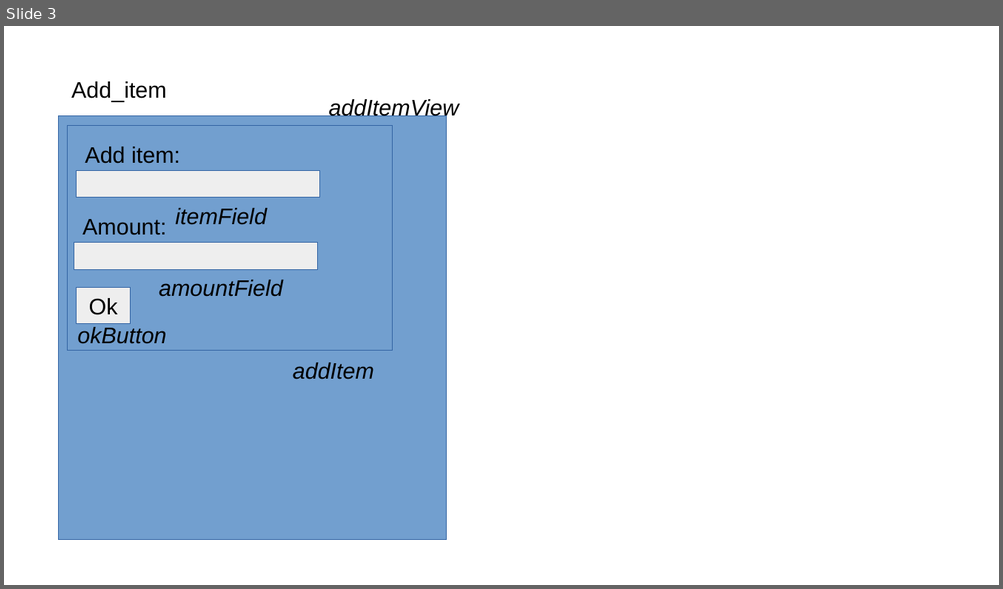
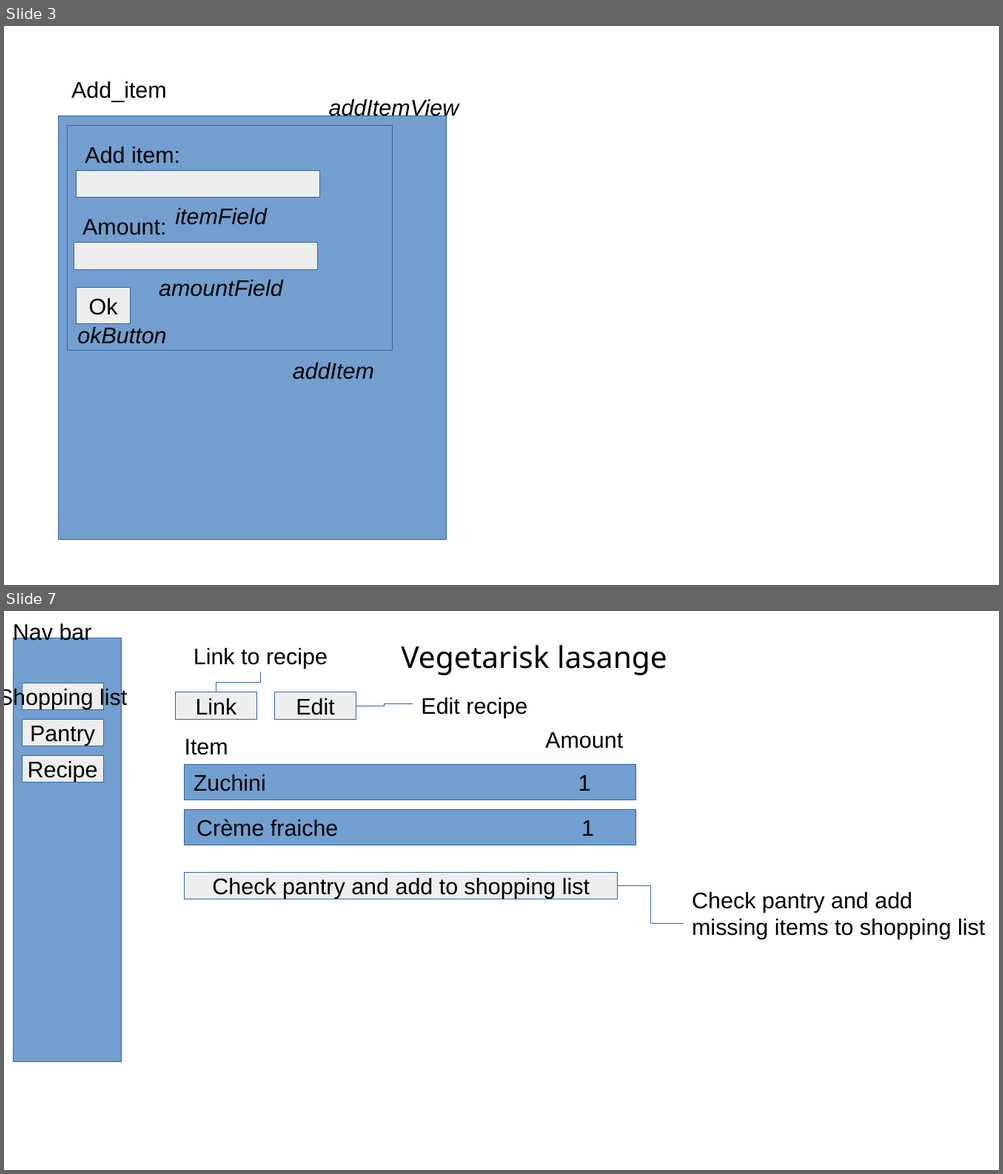
Before and after one commit to DramaCharles1/shopping-list, a slide deck: app_description.odp. Shown one above the other, each under a label of ours: slide 3 before the commit, slides 3 and 7 after it; the slides between them are not shown. The pictures are 1003x589 and 1003x1174 pixels, drawn with LibreOffice and Linux fonts; fonts in the diff are those of the drawing. Boxes give left, top, right and bottom in pixels: in the first picture for what was removed or moved away, otherwise in the second. Text is boxed around its words. In the diff, an @@ line names an element or a change of style, - is before the commit and + after.

```diff
--- a/app_description.odp
+++ b/app_description.odp
@@ slide 7 added at box(4, 611, 999, 1170), background #FFFFFF @@
@@ text added at box(13, 621, 92, 644), 18 pt, text #000000 @@
+Nav bar
@@ rectangle added at box(13, 638, 122, 1062), fill #729FCF, outline #3465A4 0 pt @@
@@ text added at box(193, 648, 327, 669), 18 pt, text #000000 @@
+Link to recipe
@@ text added at box(401, 645, 667, 675), 24 pt, text #000000 @@
+Vegetarisk lasange
@@ elbow line added from (216, 692) to (260, 672), #3465A4 0 pt @@
@@ rectangle added at box(22, 684, 103, 710), fill #EEEEEE, outline #3465A4 0 pt, 18 pt, text #000000 @@
+Shopping list
@@ rectangle added at box(176, 692, 256, 719), fill #EEEEEE, outline #3465A4 0 pt, 18 pt, text #000000 @@
+Link
@@ rectangle added at box(275, 692, 356, 719), fill #EEEEEE, outline #3465A4 0 pt, 18 pt, text #000000 @@
+Edit
@@ text added at box(421, 698, 527, 718), 18 pt, text #000000 @@
+Edit recipe
@@ rectangle added at box(22, 719, 103, 746), fill #EEEEEE, outline #3465A4 0 pt, 18 pt, text #000000 @@
+Pantry
@@ elbow line added from (356, 706) to (412, 704), #3465A4 0 pt @@
@@ text added at box(185, 739, 228, 755), 18 pt, text #000000 @@
+Item
@@ text added at box(545, 732, 623, 749), 18 pt, text #000000 @@
+Amount
@@ rectangle added at box(22, 755, 103, 783), fill #EEEEEE, outline #3465A4 0 pt, 18 pt, text #000000 @@
+Recipe
@@ rectangle added at box(185, 764, 636, 800), fill #729FCF, outline #3465A4 0 pt @@
@@ text added at box(193, 775, 266, 792), 18 pt, text #000000 @@
+Zuchini
@@ text added at box(578, 775, 591, 791), 18 pt, text #000000 @@
+1
@@ rectangle added at box(185, 809, 636, 846), fill #729FCF, outline #3465A4 0 pt @@
@@ text added at box(196, 819, 338, 837), 18 pt, text #000000 @@
+Crème fraiche
@@ text added at box(581, 820, 594, 836), 18 pt, text #000000 @@
+1
@@ rectangle added at box(185, 873, 617, 900), fill #EEEEEE, outline #3465A4 0 pt, 18 pt, text #000000 @@
+Check pantry and add to shopping list
@@ elbow line added from (617, 886) to (683, 924), #3465A4 0 pt @@
@@ text added at box(691, 892, 984, 940), 18 pt, text #000000 @@
+Check pantry and add missing items to shopping list
```
Also in this commit, not shown: 4 other slides added.
